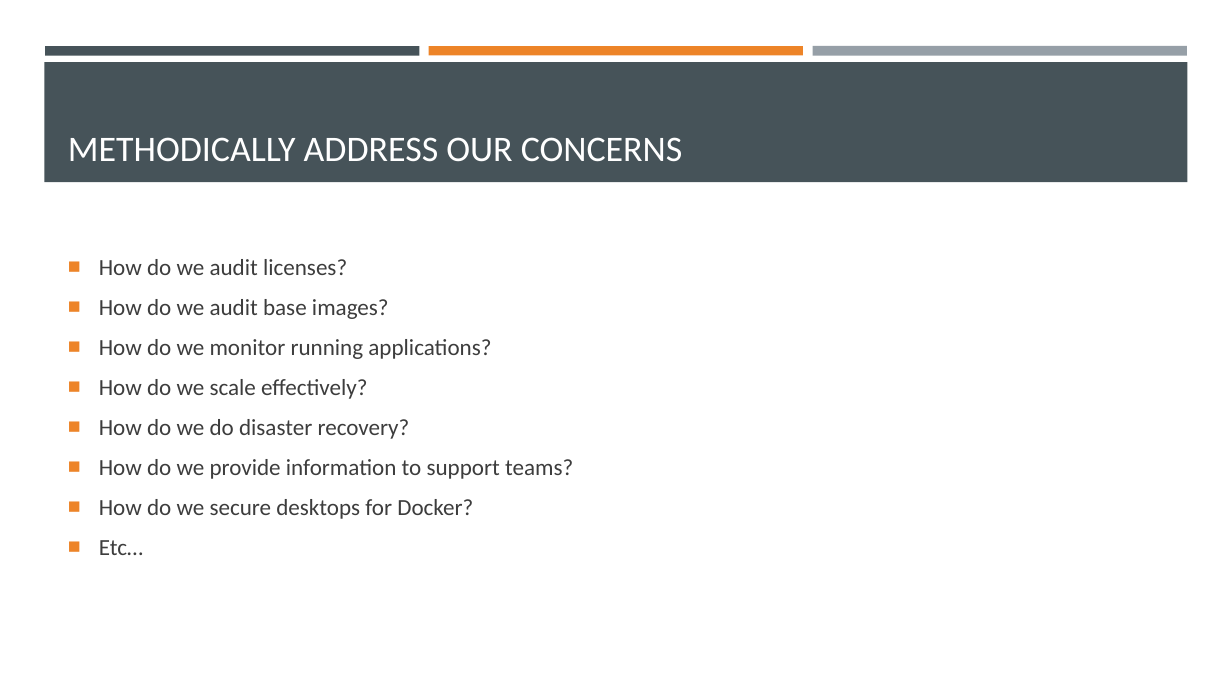
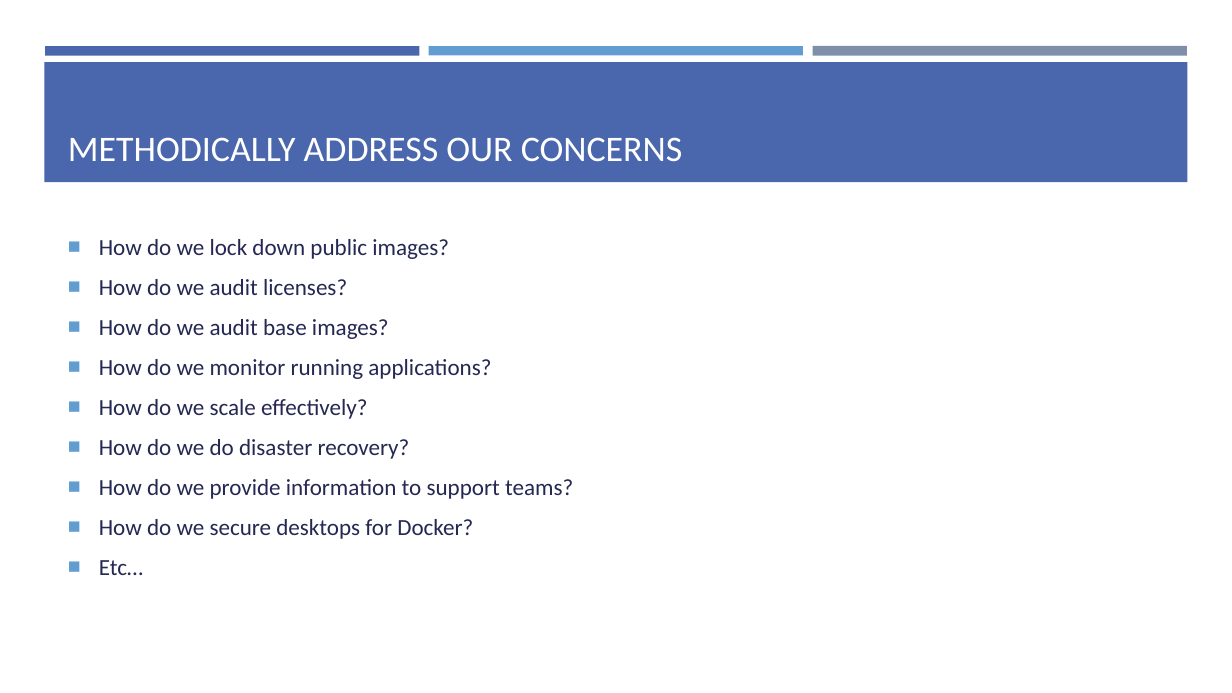
Before and after one commit to EnterpriseProductsLP/introduction-to-docker, a slide deck: slide 37 of presentation/presentation.pptx (slide 36 before the commit). Drawn at 1232x693 pixels with LibreOffice and Linux fonts; fonts in the diff are those of the drawing. Boxes give left, top, right and bottom in pixels: in the first picture for what was removed or moved away, otherwise in the second. Text is boxed around its words. In the diff, an @@ line names an element or a change of style, - is before the commit and + after.

```diff
--- a/presentation/presentation.pptx
+++ b/presentation/presentation.pptx
@@ rectangle at box(45, 46, 420, 55): fill #465359 to #4A66AC @@
@@ rectangle at box(429, 46, 803, 55): fill #ED8428 to #629DD1 @@
@@ rectangle at box(812, 46, 1187, 56): fill #969FA7 to #7F8FA9 @@
@@ rectangle at box(44, 62, 1188, 182): fill #465359 to #4A66AC @@
@@ text at box(99, 239, 449, 259): paragraph added @@
+■ How do we lock down public images?
@@ text at box(99, 279, 573, 575): text colour #3D3D3D to #242852 in "How do we audit licenses?", "How do we audit base images?", "How do we monitor running applications?", "How do we scale effectively?" and 4 more places; bullet colour #ED8428 to #629DD1 @@
```
Also in this commit, not shown: 39 other slides changed, 1 slide added, 1 other file.
